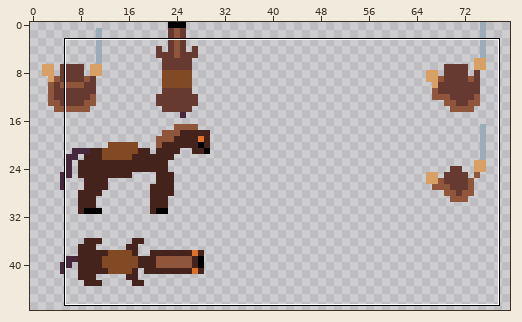
Two versions of one pixel-art file, resources/minions.aseprite. The picture above shows the old version from afar; the outline marks the close-up.
Close-up. Old version:
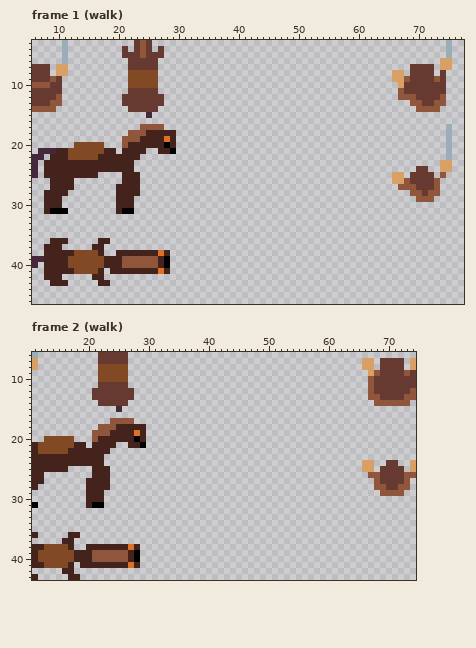
256x256 pixels, 4 frames. Shown: frame 1 (walk): x 6..77, y 3..46; frame 2 (walk): x 11..74, y 6..43. The wide view leaves out empty margins. The commit also changed other frames or places, which this record leaves out.
Now the later version:
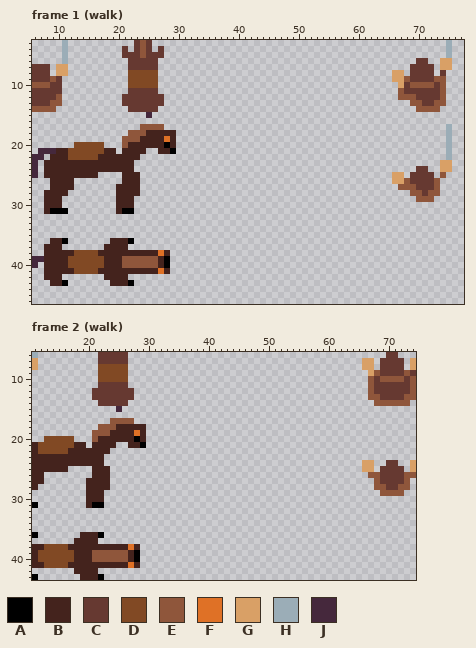
Palette (. is transparent): A #000000  B #44231d  C #663931  D #814924  E #8f563b  F #df7126  G #d9a066  H #9badb7  J #45283c
What changed:
Changed rows in their new state; - is an unchanged pixel.
Frame 1 (walk):
first column x 69:
 6 -CC---
 9 -----E
10 EEEE-E
11 -----E
first column x 11:
36 A-----..BBBA
37 -----..BBBB-
38 -------BB---
41 -------B----
42 -----..BBBB-
43 A-----..BBBA
Frame 2 (walk):
first column x 70:
 6 CC
first column x 69:
10 EEEE-E
11 -----E
first column x 11:
36 A-----..BBBA
37 -----..BBBB-
38 -------BB---
41 -------B----
42 -----..BBBB-
43 A-----..BBBA
Pixel boxes of the changes (left, top, right, bottom) in both close-ups:
changed: (410, 58, 446, 94)
changed: (62, 238, 68, 244)
changed: (92, 238, 134, 286)
changed: (62, 280, 68, 286)
changed: (380, 352, 416, 388)
changed: (32, 532, 104, 580)
